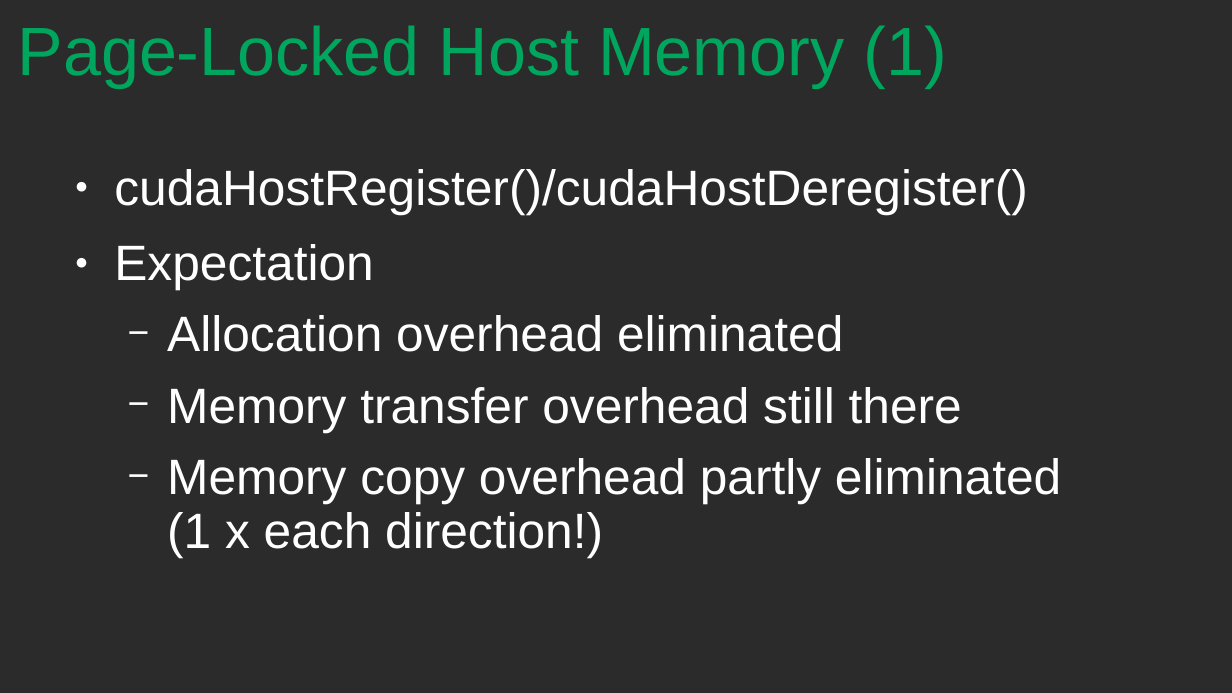
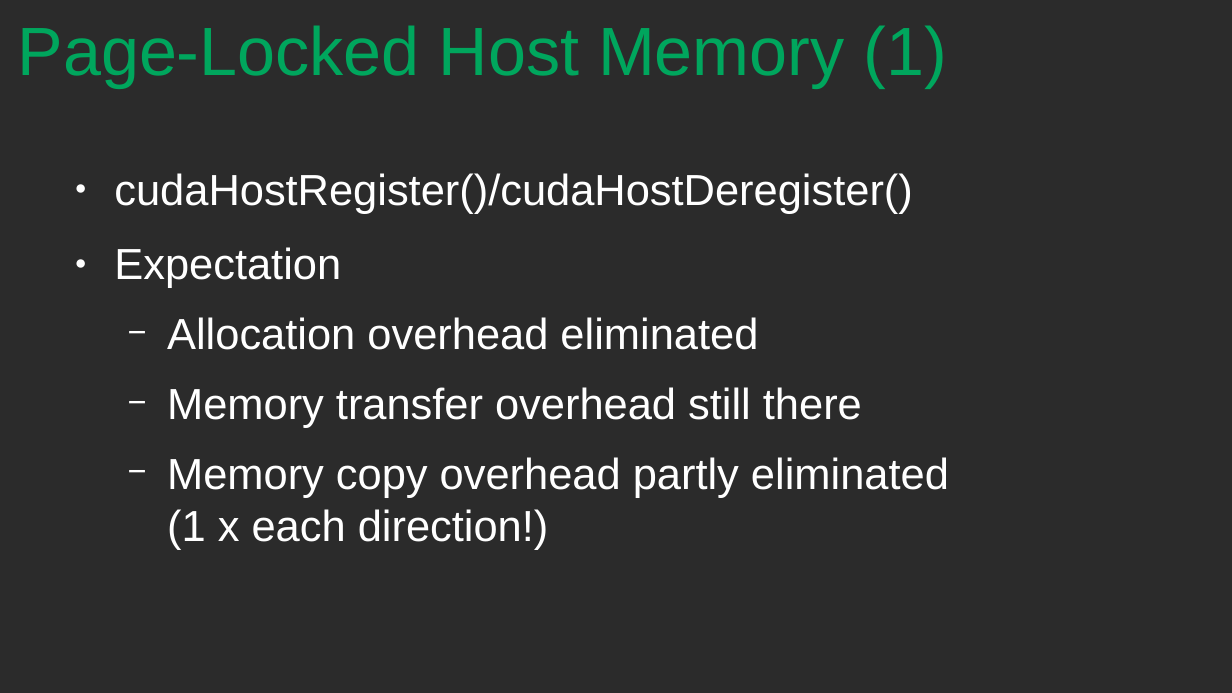
Before and after one commit to dschoerk/GPU_Arch_SS19, a slide deck: slide 8 of GPU_Architecture_Final_Presentation.odp (slide 9 before the commit). Drawn at 1232x693 pixels with LibreOffice and Linux fonts; fonts in the diff are those of the drawing; background and template pictures are left out; a plain dark background stands for a picture behind light text. Boxes give left, top, right and bottom in pixels: in the first picture for what was removed or moved away, otherwise in the second. Text is boxed around its words. In the diff, an @@ line names an element or a change of style, - is before the commit and + after.

```diff
--- a/GPU_Architecture_Final_Presentation.odp
+++ b/GPU_Architecture_Final_Presentation.odp
@@ text "cudaHostRegister()/cudaHostDeregister()" at (114,173,949,550): size 32 to 28 pt; line spacing 0.9 to 1 @@
```
Also in this commit, not shown: 16 other slides changed, 1 slide added, 2 slides removed.
